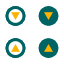
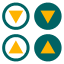
The second 64px x 64px image is a revision of the first. Changes to its layers:
removed group "Close Button copy 3" (2 layers) over (41, 41, 56, 55)
removed layer "Shape 4 copy 3" from group "Close Button copy 3" over (44, 44, 53, 52)
removed layer "Shape 2 copy 5" from group "Close Button copy 3" over (41, 41, 56, 55)
removed group "Close Button copy 2" (3 layers) over (8, 41, 23, 55)
moved "Shape 2 copy 3" out of group "Close Button copy", painted on it over (40, 9, 56, 54)
removed group "Close Button" (3 layers) over (8, 9, 23, 23)
removed layer "Shape 4" from group "Close Button" over (11, 12, 20, 20)
renamed "Shape 2 copy" to "Shape 1 copy 3", moved it out of group "Close Button", painted on it over (8, 9, 62, 62)
moved "Shape 2 copy 2" out of group "Close Button copy 2", painted on it over (8, 40, 24, 55)
removed group "Close Button copy" (2 layers) over (41, 9, 56, 23)
removed layer "Shape 4 copy" from group "Close Button copy" over (44, 12, 53, 20)
renamed "Shape 4 copy 2" to "Shape 1 copy 2", moved it out of group "Close Button copy 2", painted on it over (2, 34, 30, 62)
removed layer "Shape 2 copy 4" from group "Close Button copy 2" over (8, 41, 23, 55)
added layer "Shape 2 copy" above "Shape 1 copy" over (40, 10, 56, 24)
added layer "Shape 1 copy" above "Shape 2" over (34, 2, 62, 30)
moved "Shape 2" out of group "Close Button", painted on it over (8, 9, 24, 24)
renamed "Layer 1" to "Shape 1", showed it, painted on it over (2, 2, 62, 62)
